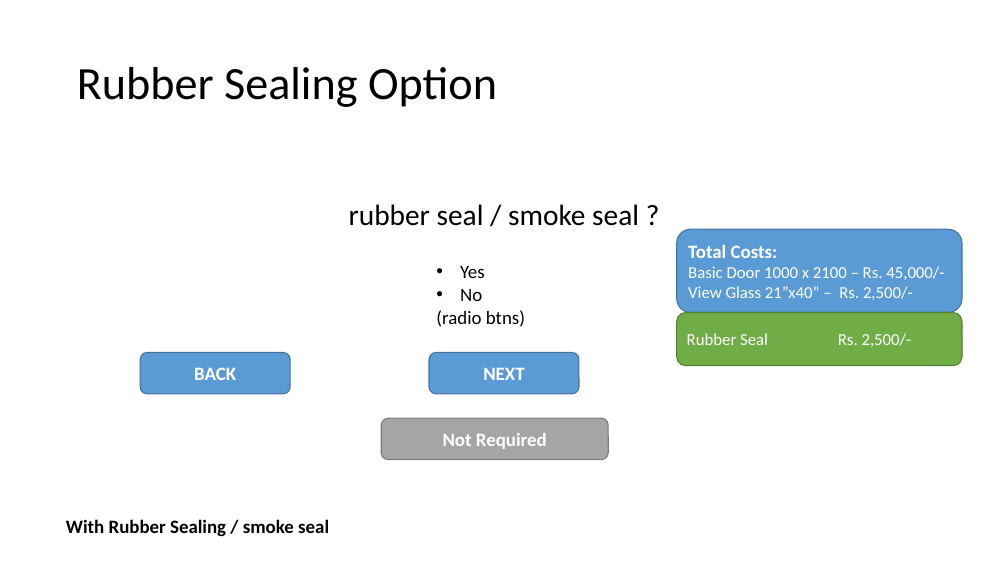
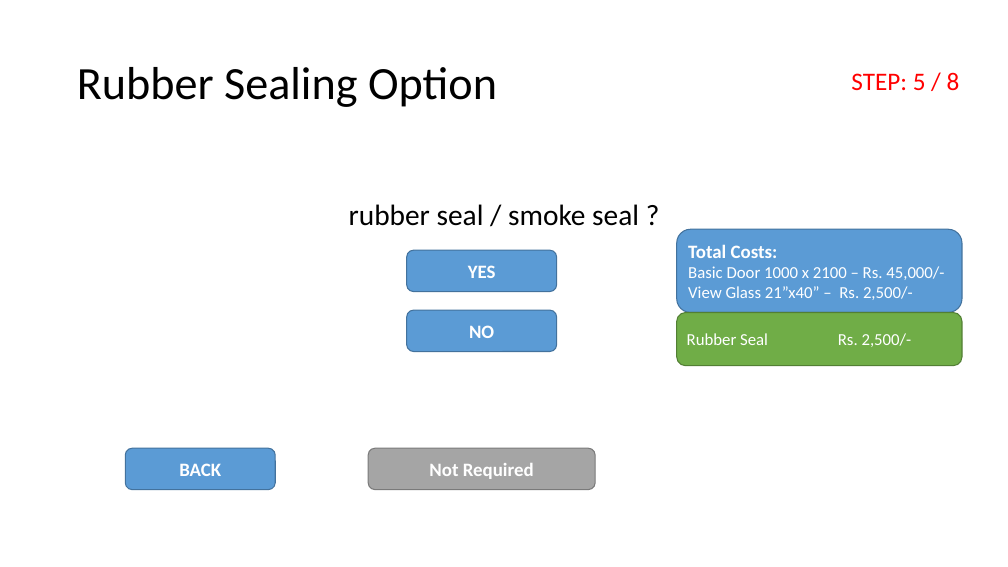
Before and after one commit to mohammed52/quotation-automator, a slide deck: slide 10 of app-quotation-automator.pptx (slide 9 before the commit). Drawn at 1008x567 pixels with LibreOffice and Linux fonts; fonts in the diff are those of the drawing. Boxes give left, top, right and bottom in pixels: in the first picture for what was removed or moved away, otherwise in the second. Text is boxed around its words. In the diff, an @@ line names an element or a change of style, - is before the commit and + after.

```diff
--- a/app-quotation-automator.pptx
+++ b/app-quotation-automator.pptx
@@ text added at <box>851,72,960,90</box>, 24 pt, text #FF0000 @@
+STEP: 5 / 8
@@ rounded rectangle added at <box>407,250,557,292</box>, fill #5B9BD5, outline #43739E 1 pt, 18 pt, text #FFFFFF, bold @@
+YES
@@ text removed at <box>436,266,525,327</box> @@
-• Yes
-• No
-(radio btns)
@@ rounded rectangle added at <box>407,310,557,352</box>, fill #5B9BD5, outline #43739E 1 pt, 18 pt, text #FFFFFF, bold @@
+NO
@@ rounded rectangle removed at <box>429,352,578,394</box> @@
-NEXT
@@ rounded rectangle "BACK": place and size @@
-rounded rectangle "BACK" at <box>140,352,290,394</box>
+rounded rectangle "BACK" at <box>126,448,275,490</box>
@@ rounded rectangle "Not Required": place and size @@
-rounded rectangle "Not Required" at <box>381,418,608,460</box>
+rounded rectangle "Not Required" at <box>368,448,595,490</box>
@@ text removed at <box>66,519,329,537</box> @@
-With Rubber Sealing / smoke seal
```
Also in this commit, not shown: 8 other slides changed, 1 slide added, 1 slide removed, 8 other files.
